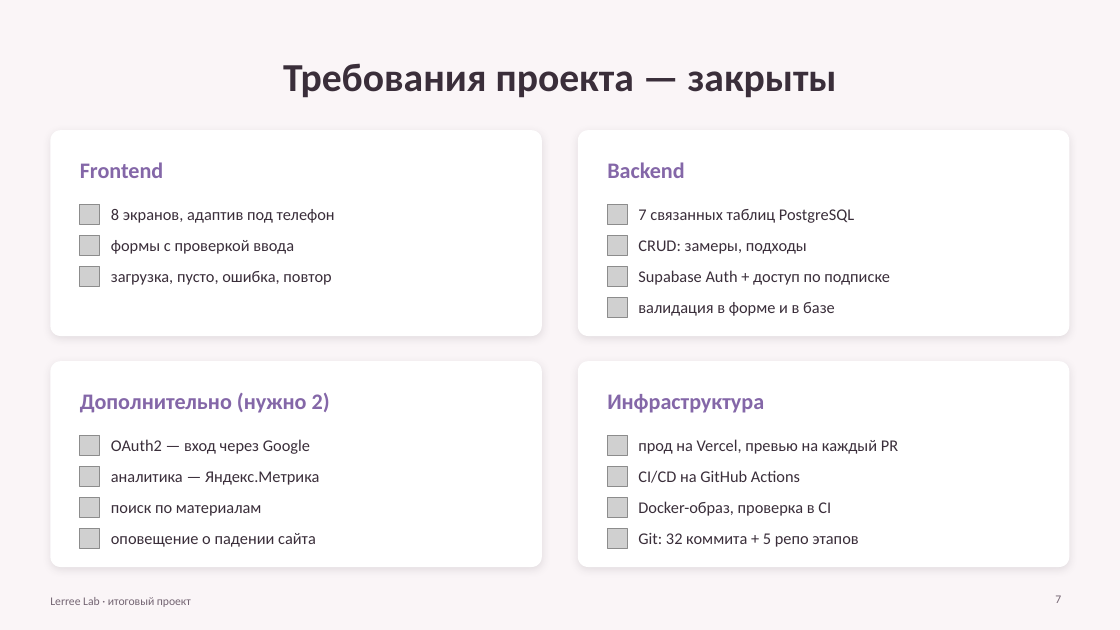
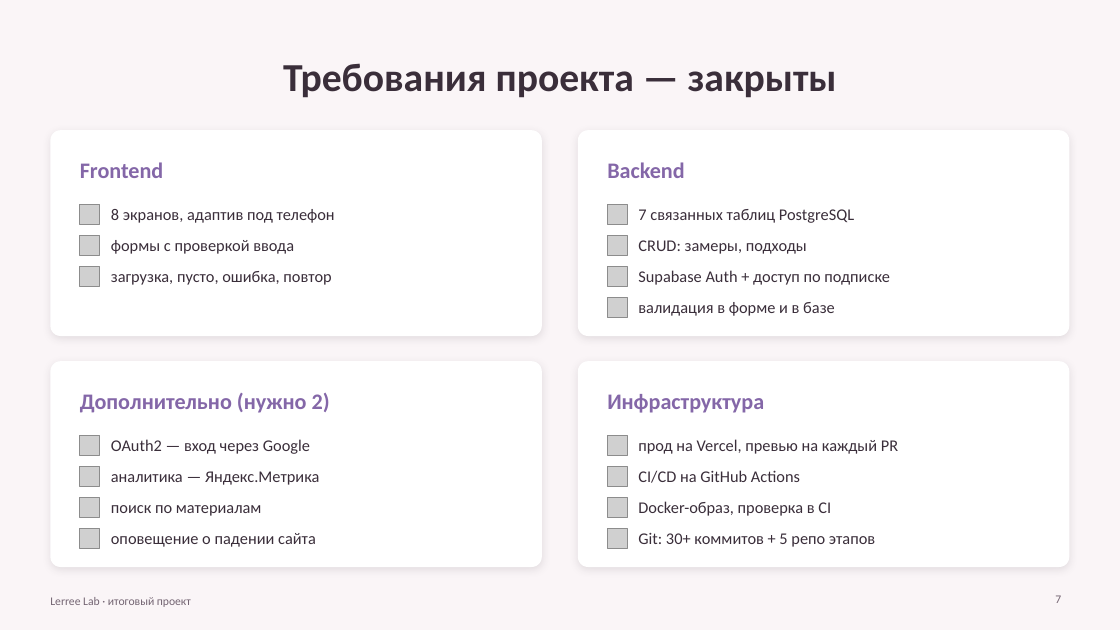
Before and after one commit to zaremaabdulganieva-cmyk/lerree-lab-dz-cicd, a slide deck: slide 7 of docs/presentation/lerree-lab-final.pptx. Drawn at 1120x630 pixels with LibreOffice and Linux fonts; fonts in the diff are those of the drawing; grey boxes stand for pictures. Boxes give left, top, right and bottom in pixels: in the first picture for what was removed or moved away, otherwise in the second. Text is boxed around its words. In the diff, an @@ line names an element or a change of style, - is before the commit and + after.

```diff
--- a/docs/presentation/lerree-lab-final.pptx
+++ b/docs/presentation/lerree-lab-final.pptx
@@ text at [638, 533, 875, 547]: text changed @@
-Git: 32 коммита + 5 репо этапов
+Git: 30+ коммитов + 5 репо этапов
```
Also in this commit, not shown: 1 other file.
